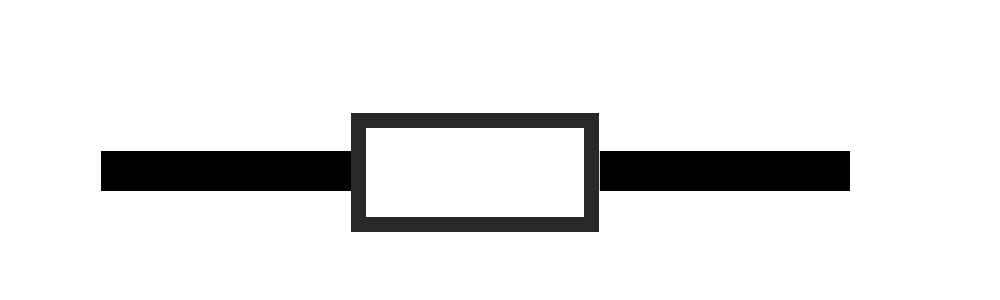
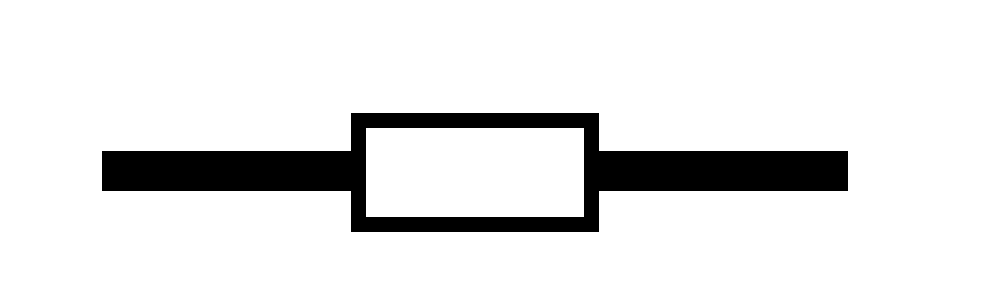
Before/after of a 1000 x 300 layered artwork. What changed in the layer stack:
painted on "Rectángulo 1" over (351, 113, 599, 232)
painted on "Forma 1" over (101, 151, 850, 191)
